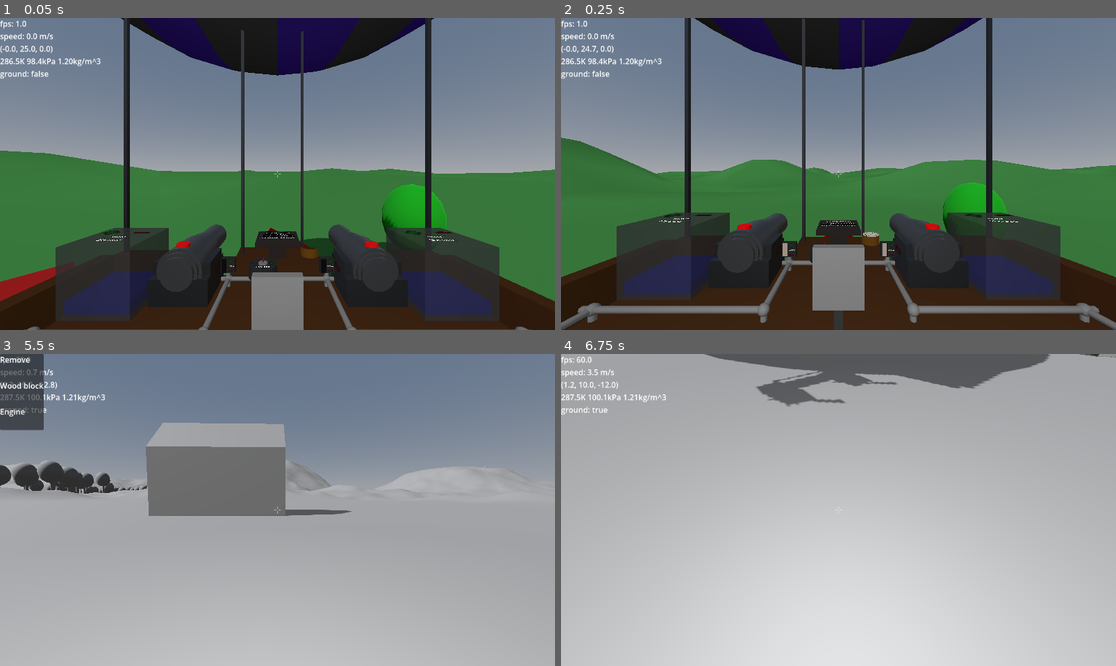
Above: before the commit, frames 1-4 (two rows, left to right).
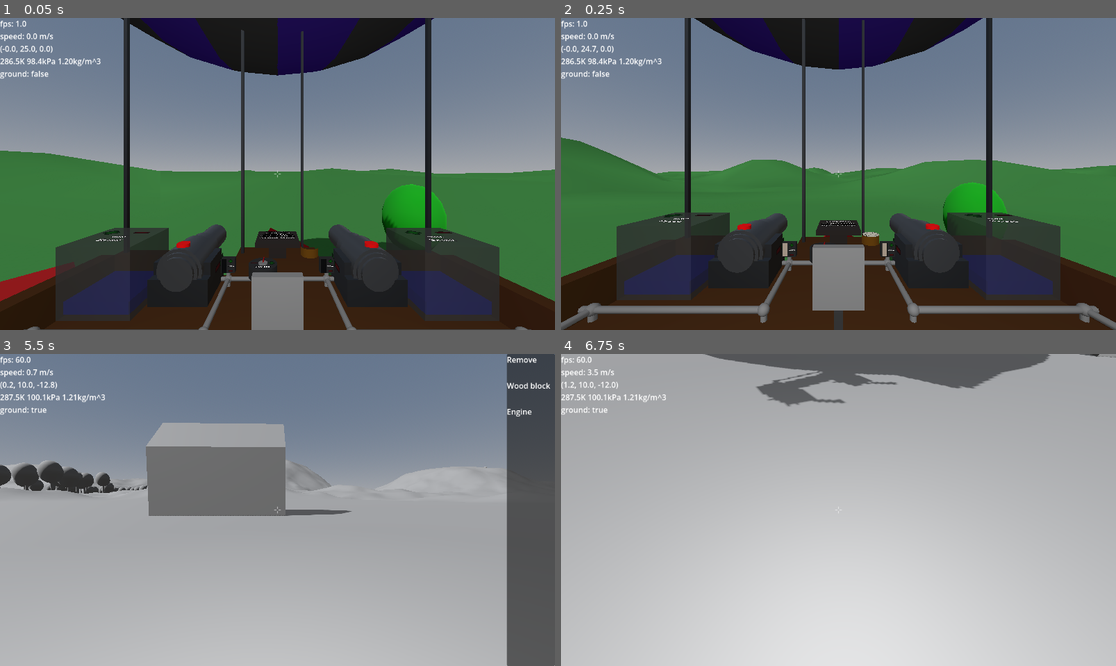
Above: after the commit, the same moments.

Repository: jmdejong/airships
Game: Godot game, scene res://scenes/world.tscn
The game is run twice, just before and just after one commit, with the same random seed, the same clock (stepped at 60 frames per second) and the same inputs.
Inputs (mouse positions are in pixels of both pictures, inside the frame that each line leads up to):
- Up to frame 1 (0.05 s): no input
- Up to frame 2 (0.25 s): no input
- Up to frame 3 (5.5 s): move the mouse to (399, 494) at 0.52 s; hold D (right) 0.53-1.28 s; click (399, 494) at 0.6 s; tap X (detach) at 0.8, 1.35 s; move the mouse to (249, 510) at 1.27 s; hold W (forwards) 1.28-5.03 s; click (249, 510) at 1.42 s; tap Mouse wheel down (rotate_left) at 1.55, 2.1 s; move the mouse to (288, 503) at 2.02 s; hold Shift (rotate_pitch) 2.03-2.78 s; click (288, 503) at 2.17 s; move the mouse to (271, 516) at 2.77 s; tap Shift (rotate_pitch) at 2.85 s; click (271, 516) at 2.92 s; tap Mouse wheel up (rotate_right) at 3.05, 3.6 s; move the mouse to (316, 513) at 3.52 s; hold Alt (rotate_roll) 3.53-4.28 s; click (316, 513) at 3.67 s; right-click (316, 513) at 4.15 s; move the mouse to (233, 506) at 4.27 s; tap Alt (rotate_roll) at 4.35 s; click (233, 506) at 4.42 s; tap P (switch_render) at 4.55, 5.1 s; tap Escape (escape) at 4.9 s; move the mouse to (305, 510) at 5.02 s; hold S (backwards) from 5.03 s (still down); click (305, 510) at 5.17 s; tap B (toggle_build) at 5.3 s
- Up to frame 4 (6.75 s): release S (backwards) at 5.75 s; drag from (583, 391) to (727, 525) at 5.77 s; move the mouse to (866, 510) at 6.52 s; hold W (forwards) from 6.53 s (still down); click (866, 510) at 6.6 s

The runs differ from the first frame. In frame 3, 11% of the frame differs, in the area x 0-100%, y 0-100%; in frame 4, nothing differs.

Commit message:
refactored UI logic out of player script

Diff:
--- a/code/build.gd
+++ b/code/build.gd
@@ -1,3 +1,4 @@
+class_name Build
 extends RayCast3D
 
 var preview: Area3D = null
@@ -18,6 +19,9 @@
 var rotation_transform: Transform3D = Transform3D.IDENTITY
 
 
+func _ready() -> void:
+	set_process(false)
+
 func _update_rotation() -> void:
 	rotation_transform = Transform3D.IDENTITY.rotated(Vector3.FORWARD, roll_rotation_mode * PI / 2).rotated(Vector3.LEFT, pitch_rotation_mode * PI / 2).rotated(Vector3.UP, yaw_rotation_mode * PI / 2)
 
@@ -32,12 +36,12 @@
 		%BuildPreview.add_child(preview)
 
 func place_preview() -> void:
-	var collider = %BuildCast.get_collider()
+	var collider = get_collider()
 	if collider != null and collider.has_method("is_build_target"):
 		%BuildPreview.global_rotation = collider.global_rotation
 		preview.transform = rotation_transform
-		var p: Vector3 = %BuildCast.get_collision_point() * collider.transform
-		var n: Vector3 = (%BuildCast.get_collision_normal() * collider.quaternion).round()
+		var p: Vector3 = get_collision_point() * collider.transform
+		var n: Vector3 = (get_collision_normal() * collider.quaternion).round()
 		if n.length_squared() != 1:
 			%BuildPreview.global_position = collider.to_global(p)
 			preview.valid = false
@@ -54,18 +58,25 @@
 			preview.valid = false
 
 func try_build() -> void:
-	var collider: CollisionObject3D = %BuildCast.get_collider()
+	var collider: CollisionObject3D = get_collider()
 	place_preview()
 	if preview.valid:
 		collider.build_component(component_position, build_component, rotation_transform)
 
 func try_remove() -> void:
-	var collider: CollisionObject3D = %BuildCast.get_collider()
+	var collider: CollisionObject3D = get_collider()
 	if collider == null or not collider is Airship:
 		return
-	var shape: CollisionShape3D = collider.shape_owner_get_owner(collider.shape_find_owner(%BuildCast.get_collider_shape()))
+	var shape: CollisionShape3D = collider.shape_owner_get_owner(collider.shape_find_owner(get_collider_shape()))
 	if !is_instance_valid(shape) || !is_instance_valid(shape.get_meta("component")):
 		return
 	var component: Node3D = shape.get_meta("component")
 	var ship: Airship = collider
-	ship.destroy_component(component, %BuildCast.get_collision_point() * collider.transform)
+	ship.destroy_component(component, get_collision_point() * collider.transform)
+
+func show_preview(vis: bool) -> void:
+	set_process(vis)
+	%BuildPreview.visible = vis
+
+func _process(_delta: float) -> void:
+	place_preview()
--- a/code/build_tab.gd
+++ b/code/build_tab.gd
@@ -1,3 +1,4 @@
+class_name BuildTab
 extends Control
 
 
--- a/code/player.gd
+++ b/code/player.gd
@@ -1,14 +1,13 @@
 class_name Player
 extends RigidBody3D
 
-const MOUSE_SENSITIVITY: float = 0.003
 const speed: float = 5
 const sprint_multiplier: float = 10
 const ultra_sprint_multiplier: float = 100
 const jump_speed: float = 4
 const walk_force: float = 1000
 
-var mouse_motion: Vector2 = Vector2.ZERO
+var view_movement: Vector2 = Vector2.ZERO
 var used_platform: RigidBody3D = null
 var platform_movement: Vector3 = Vector3.ZERO
 var last_since_floor: float = 0
@@ -16,22 +15,6 @@
 const last_since_floor_max: float = 5
 var specific_info: String = ""
 @onready var lifeline: Lifeline = $Lifeline
-
-enum MouseMode {Unfocused, Play, SelectBuild, Build, Remove}
-
-var mouse_mode: MouseMode = MouseMode.Unfocused:
-	set(value):
-		mouse_mode = value
-		if value == MouseMode.Unfocused or value == MouseMode.SelectBuild:
-			Input.mouse_mode = Input.MOUSE_MODE_VISIBLE
-		else:
-			Input.mouse_mode = Input.MOUSE_MODE_CAPTURED
-		%BuildTab.visible = mouse_mode == MouseMode.SelectBuild
-		%BuildPreview.visible = mouse_mode == MouseMode.Build
-		if value == MouseMode.Remove:
-			%CrosshairTexture.texture = preload("res://textures/ui/break.png")
-		else:
-			%CrosshairTexture.texture = preload("res://textures/ui/crosshair.png")
 
 enum Posture {Standing, Sitting, FlyDebug}
 var posture: Posture = Posture.Standing:
@@ -99,12 +82,12 @@
 
 func _integrate_forces(state: PhysicsDirectBodyState3D) -> void:
 	specific_info = ""
-	if mouse_motion != Vector2.ZERO:
-		$Head.rotation.x = clamp($Head.rotation.x - mouse_motion.y, -PI/2, PI/2)
-		rotate_y(-mouse_motion.x)
-		mouse_motion = Vector2.ZERO
-
-	var input_movement: Vector2 = (Input.get_vector("left", "right", "forwards", "backwards") + %MoveJoystick.touch_value()).limit_length()
+	if view_movement != Vector2.ZERO:
+		$Head.rotation.x = clamp($Head.rotation.x - view_movement.y, -PI/2, PI/2)
+		rotate_y(-view_movement.x)
+		view_movement = Vector2.ZERO
+
+	var input_movement: Vector2 = (Input.get_vector("left", "right", "forwards", "backwards") + %UI.move_joystick.touch_value()).limit_length()
 	var movement: Vector3 = (Vector3(input_movement.x, 0, input_movement.y) * speed) \
 		.rotated(Vector3(0, 1, 0), rotation.y)
 
@@ -120,7 +103,7 @@
 	elif posture == Posture.Sitting:
 		pass
 
-	%Info.text = "fps: %3.1f\nspeed: %1.1f m/s\n(%3.1f, %3.1f, %3.1f)\n%3.1fK %3.1fkPa %1.2fkg/m^3\nground: %s\n%s" % [
+	%UI.set_info_text("fps: %3.1f\nspeed: %1.1f m/s\n(%3.1f, %3.1f, %3.1f)\n%3.1fK %3.1fkPa %1.2fkg/m^3\nground: %s\n%s" % [
 		Engine.get_frames_per_second(),
 		Vector2(linear_velocity.x, linear_velocity.z).length(),
 		position.x,
@@ -131,12 +114,8 @@
 		Atmosphere.air_density(position.y),
 		was_on_ground,
 		specific_info
-	]
-
-func _process(_delta: float) -> void:
-	try_interact()
-	if mouse_mode == MouseMode.Build:
-		%BuildCast.place_preview()
+	])
+
 
 func move_around(state: PhysicsDirectBodyState3D, movement: Vector3) -> void:
 	var is_on_ground: bool = false#%GroundCheck.get_collision_count() > 0
@@ -185,15 +164,8 @@
 	for ray in separation_rays:
 		ray.disabled = !(is_on_ground || was_on_ground)
 
-func _input(event: InputEvent) -> void:
-	if event is InputEventScreenDrag and event.index != %MoveJoystick.touch_index:
-		mouse_motion -= event.relative / get_window().size.y
-
-func _unhandled_input(event: InputEvent):
-
-	if event is InputEventMouseMotion and Input.mouse_mode == Input.MOUSE_MODE_CAPTURED:
-		mouse_motion += event.relative * MOUSE_SENSITIVITY
-
+
+func _unhandled_input(_event: InputEvent):
 	if posture == Posture.Sitting && Input.is_action_just_pressed("stand_up"):
 			stand_up.call_deferred()
 	if Input.is_action_just_pressed("toggle_gravity"):
@@ -202,62 +174,16 @@
 		elif posture == Posture.FlyDebug:
 			posture = Posture.Standing
 
-	if Input.is_action_just_pressed("toggle_build"):
-		if mouse_mode == MouseMode.SelectBuild:
-			mouse_mode = MouseMode.Play
-		else:
-			mouse_mode = MouseMode.SelectBuild
-
-	if mouse_mode == MouseMode.Build and Input.is_action_just_released("rotate_left") or Input.is_action_just_released("rotate_right"):
-		var d: int = int(Input.is_action_just_released("rotate_left")) - int(Input.is_action_just_released("rotate_right"))
-		if Input.is_action_pressed("rotate_roll"):
-			%BuildCast.roll_rotation_mode += d
-		elif Input.is_action_pressed("rotate_pitch"):
-			%BuildCast.pitch_rotation_mode += d
-		else:
-			%BuildCast.yaw_rotation_mode += d
-
-	# Capturing/Freeing the cursor
-	if Input.is_action_just_pressed("escape"):
-		mouse_mode = MouseMode.Unfocused
-	if Input.is_action_just_pressed("click"):
-		click()
-	if Input.is_action_just_pressed("cancel_click"):
-		mouse_mode = MouseMode.Play
-	if Input.is_action_just_pressed("switch_render"):
-		var vp := get_viewport()
-		vp.debug_draw = (vp.debug_draw + 1) % 6 as Viewport.DebugDraw
-
-func click() -> void:
-		if mouse_mode == MouseMode.Play:
-			try_press()
-		elif mouse_mode == MouseMode.Build:
-			%BuildCast.try_build()
-		elif mouse_mode == MouseMode.Remove:
-			%BuildCast.try_remove()
-		else:
-			mouse_mode = MouseMode.Play
-func try_interact() -> void:
+
+func _process(_delta: float) -> void:
 	var collider = %EyeCast.get_collider()
-	if collider != null and collider.has_method("mouseover_description") and mouse_mode == MouseMode.Play:
-		%Tooltip.text = collider.mouseover_description()
-		%Tooltip.visible = true
-	else:
-		%Tooltip.visible = false
-
+	%UI.show_tooltip(collider)
 
 func try_press() -> void:
 	var collider = %EyeCast.get_collider()
 	if collider != null and collider.has_method("press"):
 		collider.press(self)
 
-func _on_build_tab_select_build(component: ComponentBlueprint) -> void:
-	mouse_mode = MouseMode.Build
-	%BuildCast.select_build(component)
-
-func _on_build_tab_select_remove() -> void:
-	mouse_mode = MouseMode.Remove
-
 func sit(seat: Seat) -> void:
 	posture = Posture.Sitting
 	self.seat = seat
@@ -270,5 +196,5 @@
 func attach_lifeline(anchor: LifeAnchor) -> void:
 	lifeline.attach(anchor)
 
-func enable_touch() -> void:
-	mouse_mode = MouseMode.Play
+func _on_ui_move_view(delta: Vector2) -> void:
+	view_movement += delta
--- a/code/touch_joystick.gd
+++ b/code/touch_joystick.gd
@@ -1,4 +1,5 @@
 @tool
+class_name TouchJoystick
 extends Control
 
 @export var draw_radius: float = 100
--- /dev/null
+++ b/code/ui.gd
@@ -0,0 +1,90 @@
+class_name UI
+extends Node
+
+const MOUSE_SENSITIVITY: float = 0.003
+@export var build: Build = null
+@onready var move_joystick: TouchJoystick = %MoveJoystick
+signal press
+signal move_view(delta: Vector2)
+
+enum MouseMode {Unfocused, Play, SelectBuild, Build, Remove}
+
+var mouse_mode: MouseMode = MouseMode.Unfocused:
+	set(value):
+		mouse_mode = value
+		if value == MouseMode.Unfocused or value == MouseMode.SelectBuild:
+			Input.mouse_mode = Input.MOUSE_MODE_VISIBLE
+		else:
+			Input.mouse_mode = Input.MOUSE_MODE_CAPTURED
+		%BuildTab.visible = mouse_mode == MouseMode.SelectBuild
+		build.show_preview(mouse_mode == MouseMode.Build)
+		if value == MouseMode.Remove:
+			%CrosshairTexture.texture = preload("res://textures/ui/break.png")
+		else:
+			%CrosshairTexture.texture = preload("res://textures/ui/crosshair.png")
+
+func set_info_text(text: String) -> void:
+	%Info.text = text
+
+func show_tooltip(target: Node) -> void:
+	if target != null and target.has_method("mouseover_description") and mouse_mode == MouseMode.Play:
+		%Tooltip.text = target.mouseover_description()
+		%Tooltip.visible = true
+	else:
+		%Tooltip.visible = false
+
+
+func _input(event: InputEvent) -> void:
+	if event is InputEventScreenDrag and event.index != %UI.move_joystick.touch_index:
+		move_view.emit(-event.relative / get_window().size.y)
+	if event is InputEventMouseMotion and Input.mouse_mode == Input.MOUSE_MODE_CAPTURED:
+		move_view.emit(event.relative * MOUSE_SENSITIVITY)
+
+func _unhandled_input(_event: InputEvent):
+
+	if Input.is_action_just_pressed("toggle_build"):
+		if mouse_mode == MouseMode.SelectBuild:
+			mouse_mode = MouseMode.Play
+		else:
+			mouse_mode = MouseMode.SelectBuild
+
+	if mouse_mode == MouseMode.Build and Input.is_action_just_released("rotate_left") or Input.is_action_just_released("rotate_right"):
+		var d: int = int(Input.is_action_just_released("rotate_left")) - int(Input.is_action_just_released("rotate_right"))
+		if Input.is_action_pressed("rotate_roll"):
+			build.roll_rotation_mode += d
+		elif Input.is_action_pressed("rotate_pitch"):
+			build.pitch_rotation_mode += d
+		else:
+			build.yaw_rotation_mode += d
+
+	# Capturing/Freeing the cursor
+	if Input.is_action_just_pressed("escape"):
+		mouse_mode = MouseMode.Unfocused
+	if Input.is_action_just_pressed("click"):
+		click()
+	if Input.is_action_just_pressed("cancel_click"):
+		mouse_mode = MouseMode.Play
+	if Input.is_action_just_pressed("switch_render"):
+		var vp := get_viewport()
+		vp.debug_draw = (vp.debug_draw + 1) % 6 as Viewport.DebugDraw
+
+
+func click() -> void:
+	if mouse_mode == MouseMode.Play:
+		press.emit()
+	elif mouse_mode == MouseMode.Build:
+		build.try_build()
+	elif mouse_mode == MouseMode.Remove:
+		build.try_remove()
+	else:
+		mouse_mode = MouseMode.Play
+
+func enable_touch() -> void:
+	mouse_mode = MouseMode.Play
+
+func _on_build_tab_select_build(component: ComponentBlueprint) -> void:
+	mouse_mode = MouseMode.Build
+	build.select_build(component)
+
+func _on_build_tab_select_remove() -> void:
+	mouse_mode = MouseMode.Remove
--- /dev/null
+++ b/scenes/build.tscn
@@ -0,0 +1,16 @@
+[gd_scene format=3 uid="uid://jpfxovcqrgy7"]
+
+[ext_resource type="Script" uid="uid://bnmp0q34upwxe" path="res://code/build.gd" id="1_s5sh5"]
+
+[node name="Build" type="RayCast3D" unique_id=1334151752]
+target_position = Vector3(0, 0, -4)
+collision_mask = 64
+collide_with_areas = true
+script = ExtResource("1_s5sh5")
+
+[node name="Node3D" type="Node3D" parent="." unique_id=1007587318]
+transform = Transform3D(1, 0, 0, 0, 1, 0, 0, 0, 1, 0, 0, -3)
+
+[node name="BuildPreview" type="Node3D" parent="Node3D" unique_id=1448526368]
+unique_name_in_owner = true
+visible = false
--- a/scenes/player.tscn
+++ b/scenes/player.tscn
@@ -2,10 +2,7 @@
 
 [ext_resource type="Script" uid="uid://pwyriqsixxyi" path="res://code/player.gd" id="1_3vyb7"]
 [ext_resource type="Script" uid="uid://bnmp0q34upwxe" path="res://code/build.gd" id="2_dqkch"]
-[ext_resource type="PackedScene" uid="uid://yrqwva1k2mo1" path="res://scenes/build_tab.tscn" id="3_dqkch"]
-[ext_resource type="Texture2D" uid="uid://dtiu5fu6b3v3b" path="res://textures/ui/crosshair.png" id="3_qhqgy"]
-[ext_resource type="Script" uid="uid://behx1e4glx3yw" path="res://code/touch_joystick.gd" id="5_qlg0r"]
-[ext_resource type="Script" uid="uid://mqsfgpsghetb" path="res://code/touch_ui.gd" id="5_tuyoq"]
+[ext_resource type="PackedScene" uid="uid://bk820enlqiw65" path="res://scenes/ui.tscn" id="5_qlg0r"]
 [ext_resource type="Script" uid="uid://btnqbksq62264" path="res://code/lifeline.gd" id="7_fjrip"]
 [ext_resource type="Material" uid="uid://dy4fdlkfsarko" path="res://materials/life_rope.tres" id="8_smehm"]
 
@@ -29,10 +26,6 @@
 [sub_resource type="CylinderShape3D" id="CylinderShape3D_dqkch"]
 height = 0.1
 radius = 0.2
-
-[sub_resource type="LabelSettings" id="LabelSettings_g2els"]
-font_color = Color(1, 1, 1, 0.666667)
-outline_color = Color(0, 0, 0, 0.8)
 
 [node name="Player" type="RigidBody3D" unique_id=903246191]
 collision_layer = 3
@@ -77,17 +70,17 @@
 collision_mask = 128
 collide_with_areas = true
 
-[node name="BuildCast" type="RayCast3D" parent="Head" unique_id=604154611]
+[node name="Build" type="RayCast3D" parent="Head" unique_id=604154611]
 unique_name_in_owner = true
 target_position = Vector3(0, 0, -4)
 collision_mask = 64
 collide_with_areas = true
 script = ExtResource("2_dqkch")
 
-[node name="Node3D" type="Node3D" parent="Head/BuildCast" unique_id=1351557128]
+[node name="Node3D" type="Node3D" parent="Head/Build" unique_id=1351557128]
 transform = Transform3D(1, 0, 0, 0, 1, 0, 0, 0, 1, 0, 0, -3)
 
-[node name="BuildPreview" type="Node3D" parent="Head/BuildCast/Node3D" unique_id=290138417]
+[node name="BuildPreview" type="Node3D" parent="Head/Build/Node3D" unique_id=290138417]
 unique_name_in_owner = true
 visible = false
 
@@ -110,112 +103,9 @@
 target_position = Vector3(0, 0, 0)
 collision_mask = 5
 
-[node name="UI" type="Control" parent="." unique_id=826359525]
-layout_mode = 3
-anchors_preset = 15
-anchor_right = 1.0
-anchor_bottom = 1.0
-grow_horizontal = 2
-grow_vertical = 2
-mouse_filter = 2
+[node name="UI" parent="." unique_id=481028253 node_paths=PackedStringArray("build") instance=ExtResource("5_qlg0r")]
+unique_name_in_owner = true
+build = NodePath("../Head/Build")
 
-[node name="Info" type="Label" parent="UI" unique_id=379005115]
-unique_name_in_owner = true
-layout_mode = 0
-offset_right = 47.0
-offset_bottom = 23.0
-text = "General debug information
-location
-speed
-etc."
-
-[node name="CrosshairTexture" type="TextureRect" parent="UI" unique_id=362682783]
-unique_name_in_owner = true
-layout_mode = 1
-anchors_preset = 8
-anchor_left = 0.5
-anchor_top = 0.5
-anchor_right = 0.5
-anchor_bottom = 0.5
-offset_left = -8.0
-offset_top = -8.0
-offset_right = 8.0
-offset_bottom = 8.0
-grow_horizontal = 2
-grow_vertical = 2
-texture = ExtResource("3_qhqgy")
-
-[node name="Tooltip" type="Label" parent="UI" unique_id=1045817178]
-unique_name_in_owner = true
-layout_mode = 1
-anchors_preset = -1
-anchor_left = 0.5
-anchor_top = 0.5
-anchor_right = 0.5
-anchor_bottom = 0.5
-offset_left = -100.0
-offset_top = 20.0
-offset_right = 100.0
-offset_bottom = 80.0
-grow_horizontal = 2
-grow_vertical = 2
-text = "Tooltip"
-label_settings = SubResource("LabelSettings_g2els")
-horizontal_alignment = 1
-vertical_alignment = 1
-
-[node name="TouchClick" type="ColorRect" parent="UI/Tooltip" unique_id=2116367922]
-unique_name_in_owner = true
-visible = false
-z_index = -1
-layout_mode = 1
-anchors_preset = 15
-anchor_right = 1.0
-anchor_bottom = 1.0
-grow_horizontal = 2
-grow_vertical = 2
-color = Color(0.4, 0.4, 0.4, 0.53333336)
-
-[node name="BuildTab" parent="UI" unique_id=2040459377 instance=ExtResource("3_dqkch")]
-unique_name_in_owner = true
-visible = false
-layout_mode = 0
-anchors_preset = 0
-
-[node name="TouchUi" type="Control" parent="UI" unique_id=2102917923]
-visible = false
-layout_mode = 1
-anchors_preset = 15
-anchor_right = 1.0
-anchor_bottom = 1.0
-grow_horizontal = 2
-grow_vertical = 2
-mouse_filter = 2
-script = ExtResource("5_tuyoq")
-
-[node name="CenterContainer" type="CenterContainer" parent="UI/TouchUi" unique_id=2009181711]
-layout_mode = 1
-anchors_preset = 2
-anchor_top = 1.0
-anchor_bottom = 1.0
-offset_left = -2.0
-offset_top = -242.0
-offset_right = 259.0
-offset_bottom = -2.0
-grow_vertical = 0
-
-[node name="MoveJoystick" type="Control" parent="UI/TouchUi/CenterContainer" unique_id=1948467811]
-unique_name_in_owner = true
-layout_mode = 2
-script = ExtResource("5_qlg0r")
-
-[node name="BottomBar" type="Control" parent="UI" unique_id=599374926]
-anchors_preset = 0
-offset_right = 40.0
-offset_bottom = 40.0
-
-[connection signal="gui_input" from="UI/Tooltip/TouchClick" to="UI/TouchUi" method="_on_touch_click_gui_input"]
-[connection signal="select_build" from="UI/BuildTab" to="." method="_on_build_tab_select_build"]
-[connection signal="select_remove" from="UI/BuildTab" to="." method="_on_build_tab_select_remove"]
-[connection signal="enable_touch" from="UI/TouchUi" to="." method="enable_touch"]
-[connection signal="touch_click" from="UI/TouchUi" to="." method="click"]
+[connection signal="move_view" from="UI" to="." method="_on_ui_move_view"]
+[connection signal="press" from="UI" to="." method="try_press"]
--- /dev/null
+++ b/scenes/ui.tscn
@@ -0,0 +1,160 @@
+[gd_scene format=3 uid="uid://bk820enlqiw65"]
+
+[ext_resource type="Script" uid="uid://d28tl4bbnrkqy" path="res://code/ui.gd" id="1_wm3ai"]
+[ext_resource type="Texture2D" uid="uid://dtiu5fu6b3v3b" path="res://textures/ui/crosshair.png" id="2_8dubc"]
+[ext_resource type="PackedScene" uid="uid://yrqwva1k2mo1" path="res://scenes/build_tab.tscn" id="3_p7vwb"]
+[ext_resource type="Script" uid="uid://mqsfgpsghetb" path="res://code/touch_ui.gd" id="4_ktti3"]
+[ext_resource type="Script" uid="uid://behx1e4glx3yw" path="res://code/touch_joystick.gd" id="5_cgfq5"]
+
+[sub_resource type="LabelSettings" id="LabelSettings_g2els"]
+font_color = Color(1, 1, 1, 0.666667)
+outline_color = Color(0, 0, 0, 0.8)
+
+[node name="UI" type="Control" unique_id=481028253]
+layout_mode = 3
+anchors_preset = 15
+anchor_right = 1.0
+anchor_bottom = 1.0
+grow_horizontal = 2
+grow_vertical = 2
+mouse_filter = 2
+script = ExtResource("1_wm3ai")
+
+[node name="Info" type="Label" parent="." unique_id=549627947]
+unique_name_in_owner = true
+layout_mode = 0
+offset_right = 47.0
+offset_bottom = 23.0
+text = "General debug information
+location
+speed
+etc."
+
+[node name="CrosshairTexture" type="TextureRect" parent="." unique_id=1629055471]
+unique_name_in_owner = true
+layout_mode = 1
+anchors_preset = 8
+anchor_left = 0.5
+anchor_top = 0.5
+anchor_right = 0.5
+anchor_bottom = 0.5
+offset_left = -8.0
+offset_top = -8.0
+offset_right = 8.0
+offset_bottom = 8.0
+grow_horizontal = 2
+grow_vertical = 2
+texture = ExtResource("2_8dubc")
+
+[node name="Tooltip" type="Label" parent="." unique_id=2030391619]
+unique_name_in_owner = true
+layout_mode = 1
+anchors_preset = -1
+anchor_left = 0.5
+anchor_top = 0.5
+anchor_right = 0.5
+anchor_bottom = 0.5
+offset_left = -100.0
+offset_top = 20.0
+offset_right = 100.0
+offset_bottom = 80.0
+grow_horizontal = 2
+grow_vertical = 2
+text = "Tooltip"
+label_settings = SubResource("LabelSettings_g2els")
+horizontal_alignment = 1
+vertical_alignment = 1
+
+[node name="TouchClick" type="ColorRect" parent="Tooltip" unique_id=325616684]
+unique_name_in_owner = true
+visible = false
+z_index = -1
+layout_mode = 1
+anchors_preset = 15
+anchor_right = 1.0
+anchor_bottom = 1.0
+grow_horizontal = 2
+grow_vertical = 2
+color = Color(0.4, 0.4, 0.4, 0.53333336)
+
+[node name="BuildTab" parent="." unique_id=835920371 instance=ExtResource("3_p7vwb")]
+unique_name_in_owner = true
+visible = false
+layout_mode = 1
+anchors_preset = -1
+offset_left = -100.0
+
+[node name="TouchUi" type="Control" parent="." unique_id=1736756333]
+visible = false
+layout_mode = 1
+anchors_preset = 15
+anchor_right = 1.0
+anchor_bottom = 1.0
+grow_horizontal = 2
+grow_vertical = 2
+mouse_filter = 2
+script = ExtResource("4_ktti3")
+
+[node name="CenterContainer" type="CenterContainer" parent="TouchUi" unique_id=1378444291]
+layout_mode = 1
+anchors_preset = 2
+anchor_top = 1.0
+anchor_bottom = 1.0
+offset_left = -2.0
+offset_top = -242.0
+offset_right = 259.0
+offset_bottom = -2.0
+grow_vertical = 0
+
+[node name="MoveJoystick" type="Control" parent="TouchUi/CenterContainer" unique_id=195016737]
+unique_name_in_owner = true
+layout_mode = 2
+script = ExtResource("5_cgfq5")
+
+[node name="BottomBar" type="Control" parent="." unique_id=238537840]
+anchors_preset = 0
+offset_right = 40.0
+offset_bottom = 40.0
+
+[node name="HelpMenu" type="TabContainer" parent="." unique_id=1281420601]
+visible = false
+layout_mode = 1
+anchors_preset = -1
+anchor_left = 0.1
+anchor_top = 0.1
+anchor_right = 0.9
+anchor_bottom = 0.9
+offset_left = -4.0
+offset_top = -20.0
+offset_right = 4.0
+offset_bottom = 20.0
+grow_horizontal = 2
+grow_vertical = 2
+current_tab = 0
+
+[node name="Basic movement" type="RichTextLabel" parent="HelpMenu" unique_id=696537852]
+layout_mode = 2
+bbcode_enabled = true
+text = "[b]Welcome to Yet-To-Be-Named-Airship-Experiment[/b]
+
+Move around using WASD or arrow keys. Look around with the mouse.
+Jump with space.
+
+Many items in the ship are interactable. When looking at them they will show a tooltip. Click to activate.
+
+When a ship has a lifeline anchor it is strongly recommended to attach your lifeline to it. Click it to attach your lifeline. When fallen off the ship, press R to reel in the lifeline and get back to the anchor, or press X to detach.
+"
+metadata/_tab_index = 0
+
+[node name="RichTextLabel2" type="RichTextLabel" parent="HelpMenu" unique_id=801008091]
+visible = false
+layout_mode = 2
+text = "Once upon a time, there was an Airhip
+It was flyring through the air."
+metadata/_tab_index = 1
+
+[connection signal="gui_input" from="Tooltip/TouchClick" to="TouchUi" method="_on_touch_click_gui_input"]
+[connection signal="select_build" from="BuildTab" to="." method="_on_build_tab_select_build"]
+[connection signal="select_remove" from="BuildTab" to="." method="_on_build_tab_select_remove"]
+[connection signal="enable_touch" from="TouchUi" to="." method="enable_touch"]
+[connection signal="touch_click" from="TouchUi" to="." method="click"]
Not shown, added: code/ui.gd.uid
